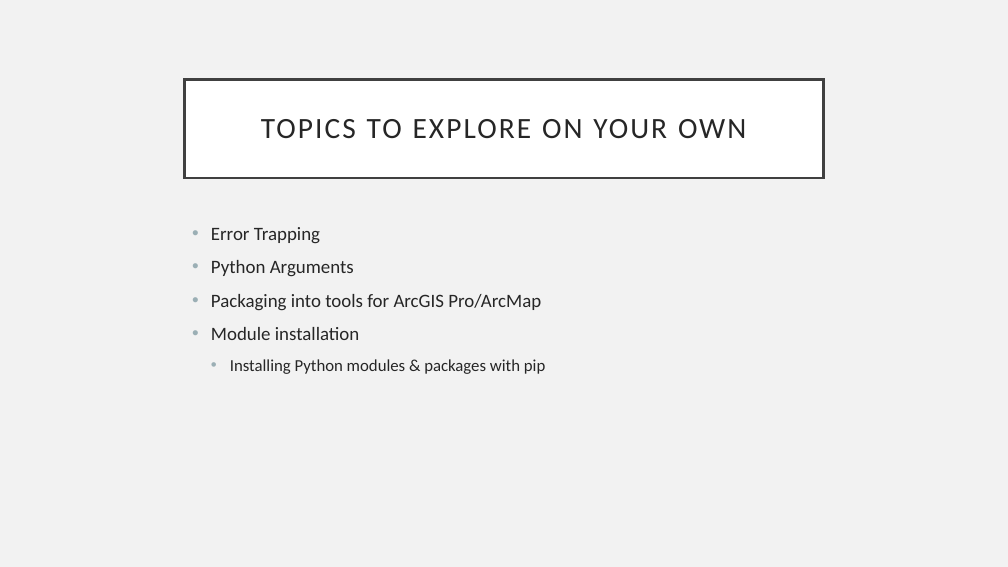
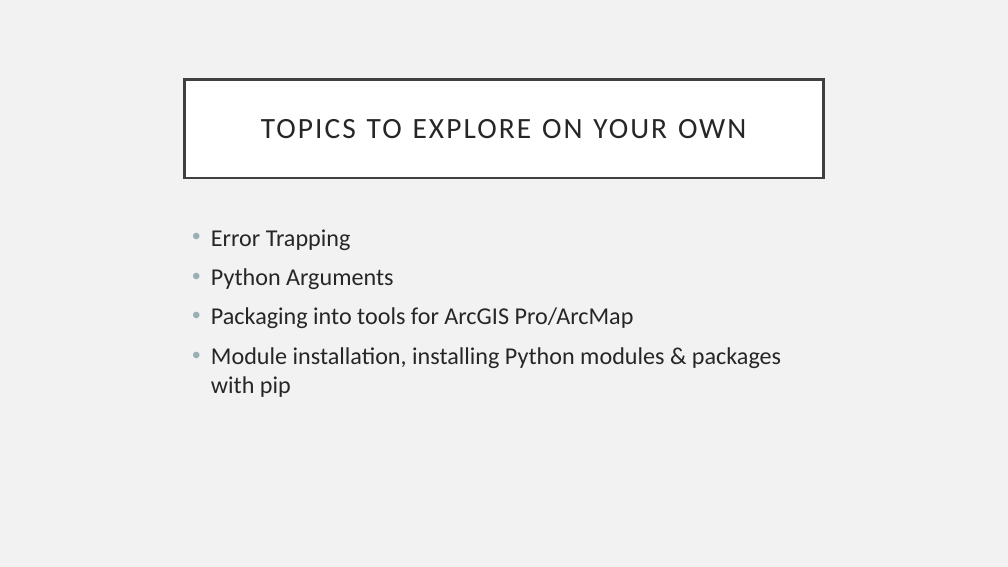
Before and after one commit to thoufer/IntroPythonDataTraining, a slide deck: slide 30 of additional_resources/HandsOnPythonClass_June25_2020.pptx (slide 29 before the commit). Drawn at 1008x567 pixels with LibreOffice and Linux fonts; fonts in the diff are those of the drawing. Boxes give left, top, right and bottom in pixels: in the first picture for what was removed or moved away, otherwise in the second. Text is boxed around its words. In the diff, an @@ line names an element or a change of style, - is before the commit and + after.

```diff
--- a/additional_resources/HandsOnPythonClass_June25_2020.pptx
+++ b/additional_resources/HandsOnPythonClass_June25_2020.pptx
@@ text at (211,229,634,328): size 18 to 23 pt in "Error Trapping", "Python Arguments", "Packaging into tools for ArcGIS Pro/ArcMap" @@
@@ text at (211,347,781,397): text changed; size 16 to 23 pt @@
-• Module installation
-  • Installing Python modules & packages with pip
+• Module installation, installing Python modules & packages with pip
```
Also in this commit, not shown: 18 other slides changed, 3 slides added, 5 slides removed, 5 other files.
